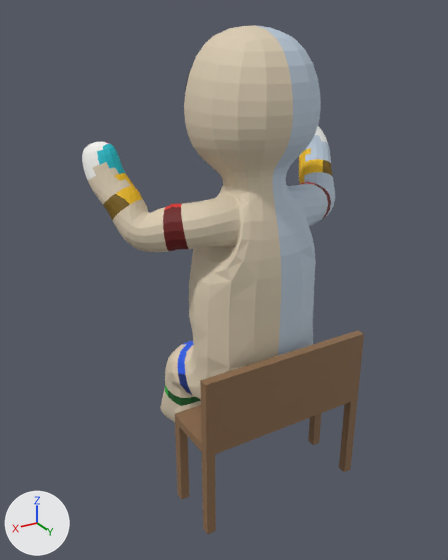
One commit to the glTF model assets/models/mannequin/mannequin.rig.glb: the scene before it, then after it.
The view is the same before and after, from a 50 mm lens placed at (0.687, 1.02, 1.021), pointed at (0.043, -0.054, 0.484). Arrows for +X, +Y and +Z are at lower left; the lights stay in place. The older version comes first.

The older version as bpy lines, for what is in view:
```python
me_chair = bpy.data.meshes.new('chair')
me_chair.from_pydata(...)  # 42 vertices, 72 faces; spans x -0.2..0.2, y 0.0..0.14, z 0.0..0.373
me_chair.materials.append(mat_chair)
me_mannequin = bpy.data.meshes.new('Mannequin')
me_mannequin.from_pydata(...)  # 2168 vertices, 4316 faces; spans x -0.301..0.298, y -0.211..0.113, z 0.073..1.0
# faces by material slot: [4304, 12]
me_mannequin.materials.append(mat_fur)
me_mannequin.materials.append(mat_gloss)
ob_chair = bpy.data.objects.new('chair', me_chair)
ob_chair.location = (0.0, 0.0, 0.0)
ob_mannequin_001 = bpy.data.objects.new('Mannequin.001', me_mannequin)
ob_mannequin_001.location = (0.0, 0.0, 0.0)
```
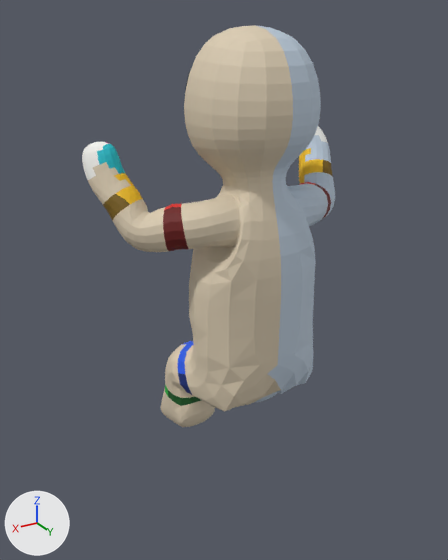
Pixel boxes (x1, y1, x2, y2) of what changed, in the pictures (448 x 560 px):
```json
{"object": "chair", "change": "deleted", "before": [175, 330, 364, 534], "on screen": "brown"}
```

Scene script edits in JSON lines:
```json
{"op": "remove", "block": "ob_chair", "code": ["ob_chair = bpy.data.objects.new('chair', me_chair)", "ob_chair.location = (0.0, 0.0, 0.0)"]}
```
